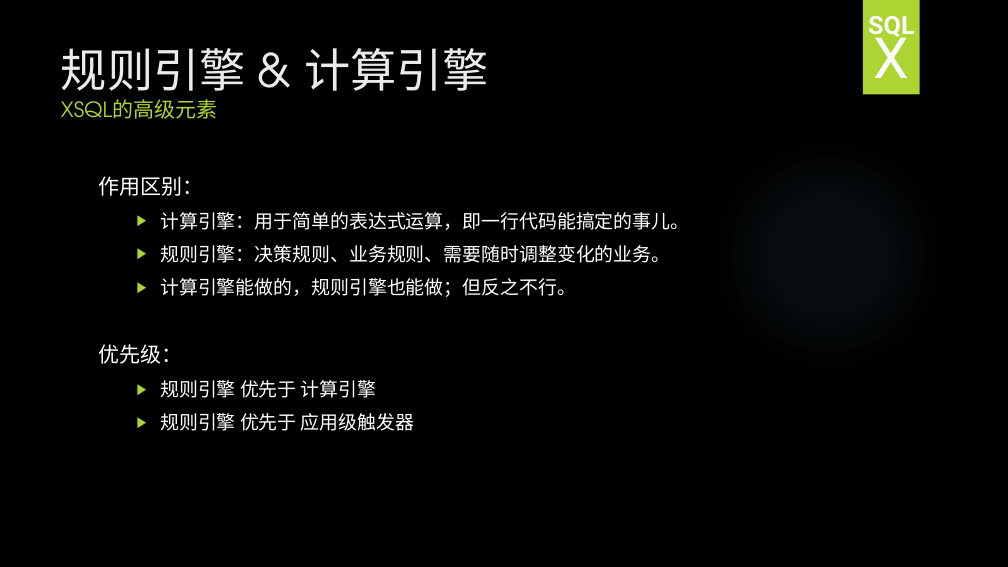
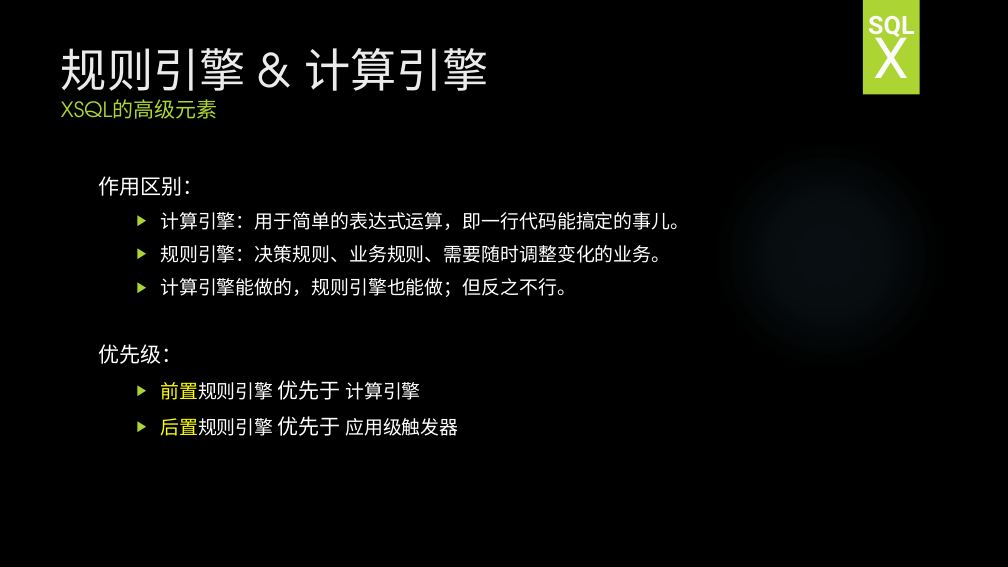
Before and after one commit to HY-ZhengWei/hy.common.XJava, a slide deck: slide 68 of doc/XSQL技术交流.pptx (slide 52 before the commit). Drawn at 1008x567 pixels with LibreOffice and Linux fonts; fonts in the diff are those of the drawing; background and template pictures are left out. Boxes give left, top, right and bottom in pixels: in the first picture for what was removed or moved away, otherwise in the second. Text is boxed around its words. In the diff, an @@ line names an element or a change of style, - is before the commit and + after.

```diff
--- a/doc/XSQL技术交流.pptx
+++ b/doc/XSQL技术交流.pptx
@@ text at <box>160,380,458,436</box>: text changed @@
-  ▶ 规则引擎 优先于 计算引擎
-  ▶ 规则引擎 优先于 应用级触发器
+  ▶ 前置规则引擎 优先于 计算引擎
+  ▶ 后置规则引擎 优先于 应用级触发器
```
Also in this commit, not shown: 2 other slides changed, 23 slides added, 1 slide removed, 3 other files.
